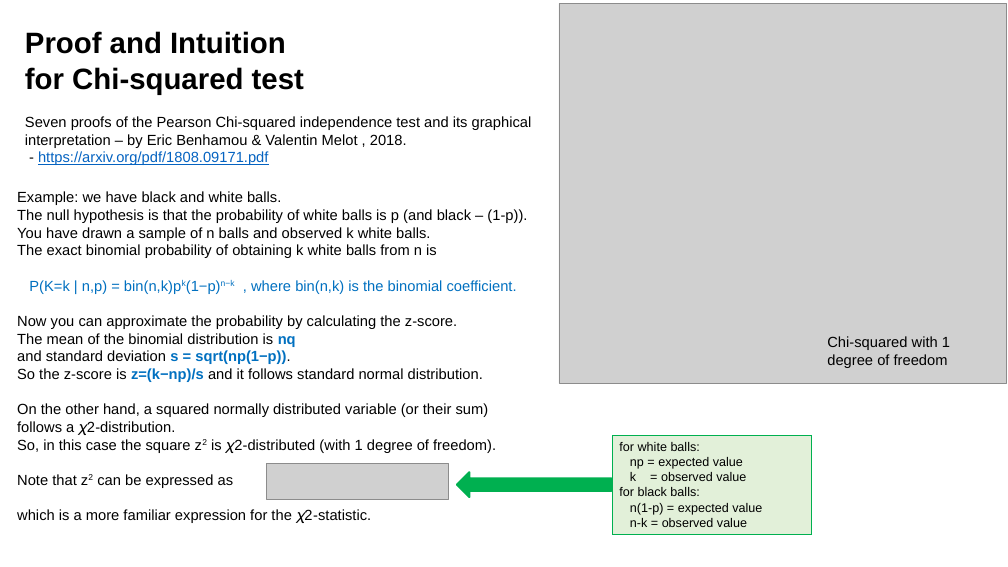
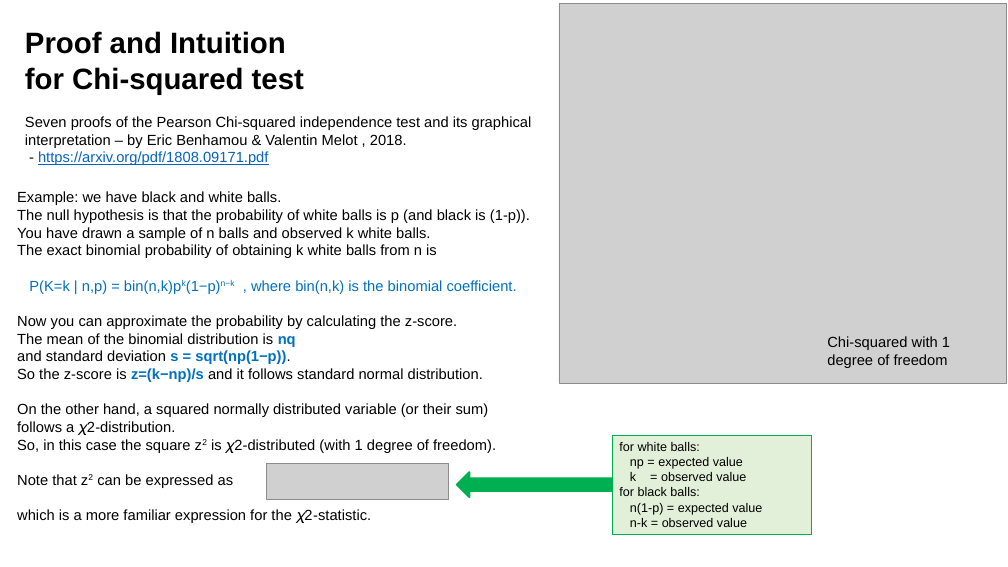
Before and after one commit to lselector/statistics, a slide deck: slide 9 of statistics_07a_x2_distribution.pptx (slide 3 before the commit). Drawn at 1008x567 pixels with LibreOffice and Linux fonts; fonts in the diff are those of the drawing; grey boxes stand for pictures. Boxes give left, top, right and bottom in pixels: in the first picture for what was removed or moved away, otherwise in the second. Text is boxed around its words. In the diff, an @@ line names an element or a change of style, - is before the commit and + after.

```diff
--- a/statistics_07a_x2_distribution.pptx
+++ b/statistics_07a_x2_distribution.pptx
@@ text at bbox=[17, 209, 530, 223]: text changed @@
-The null hypothesis is that the probability of white balls is p (and black – (1-p)).
+The null hypothesis is that the probability of white balls is p (and black is (1-p)).
```
Also in this commit, not shown: 4 other slides changed, 2 slides added, 6 other files.
